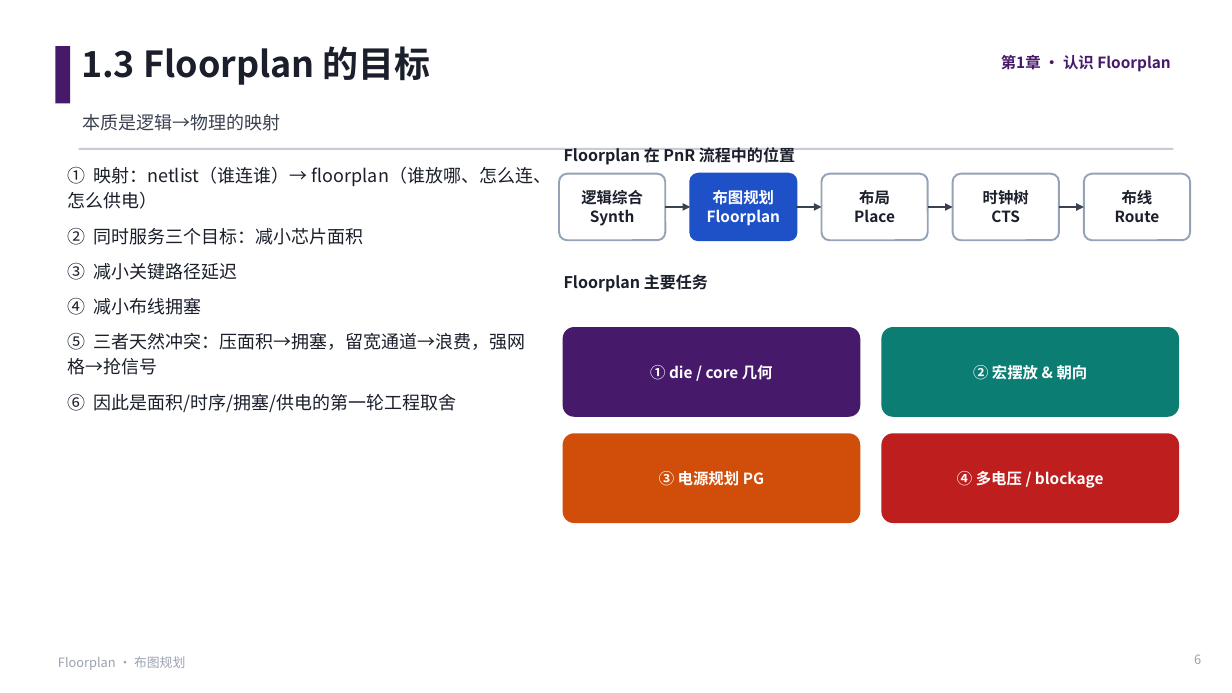
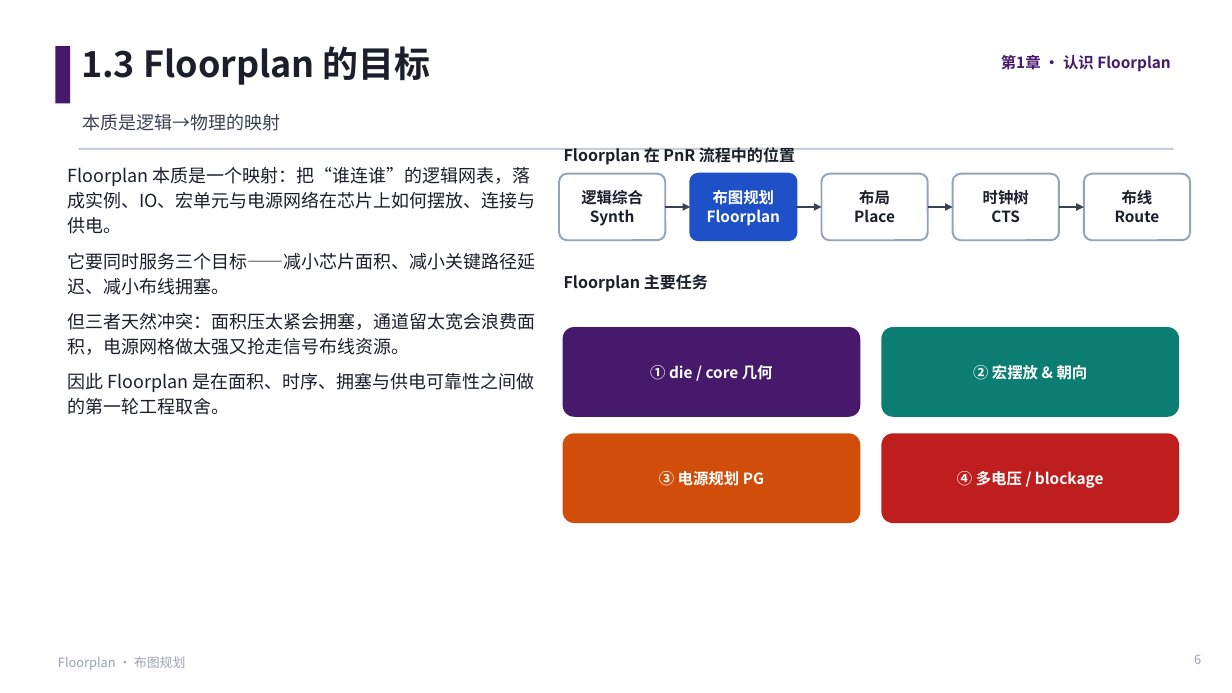
Before and after one commit to JinChengZ18/IC_Learning_Material, a slide deck: slide 6 of IC_Backend_Notes/slides/05_Floorplan.pptx. Drawn at 1232x693 pixels with LibreOffice and Linux fonts; fonts in the diff are those of the drawing. Boxes give left, top, right and bottom in pixels: in the first picture for what was removed or moved away, otherwise in the second. Text is boxed around its words. In the diff, an @@ line names an element or a change of style, - is before the commit and + after.

```diff
--- a/IC_Backend_Notes/slides/05_Floorplan.pptx
+++ b/IC_Backend_Notes/slides/05_Floorplan.pptx
@@ text at [67, 167, 536, 415]: text changed @@
-① 映射：netlist（谁连谁）→ floorplan（谁放哪、怎么连、怎么供电）
-② 同时服务三个目标：减小芯片面积
-③ 减小关键路径延迟
-④ 减小布线拥塞
-⑤ 三者天然冲突：压面积→拥塞，留宽通道→浪费，强网格→抢信号
-⑥ 因此是面积/时序/拥塞/供电的第一轮工程取舍
+Floorplan 本质是一个映射：把“谁连谁”的逻辑网表，落成实例、IO、宏单元与电源网络在芯片上如何摆放、连接与供电。
+它要同时服务三个目标——减小芯片面积、减小关键路径延迟、减小布线拥塞。
+但三者天然冲突：面积压太紧会拥塞，通道留太宽会浪费面积，电源网格做太强又抢走信号布线资源。
+因此 Floorplan 是在面积、时序、拥塞与供电可靠性之间做的第一轮工程取舍。
```
Also in this commit, not shown: 6 other slides changed, 9 other files.
